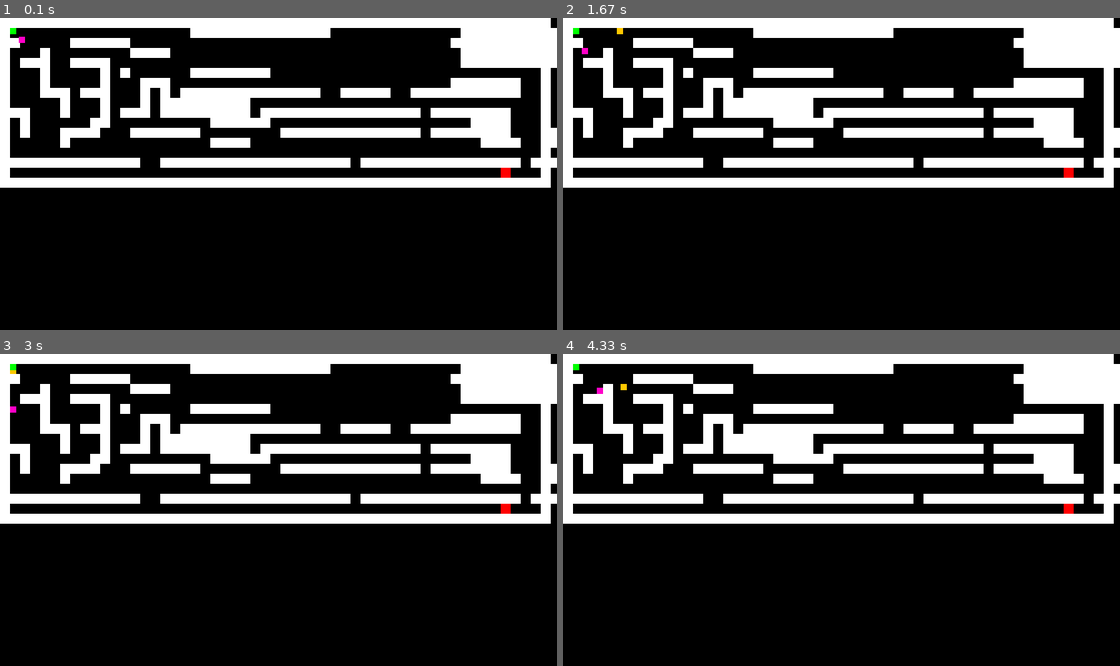
Above: before the commit, frames 1-4 (two rows, left to right).
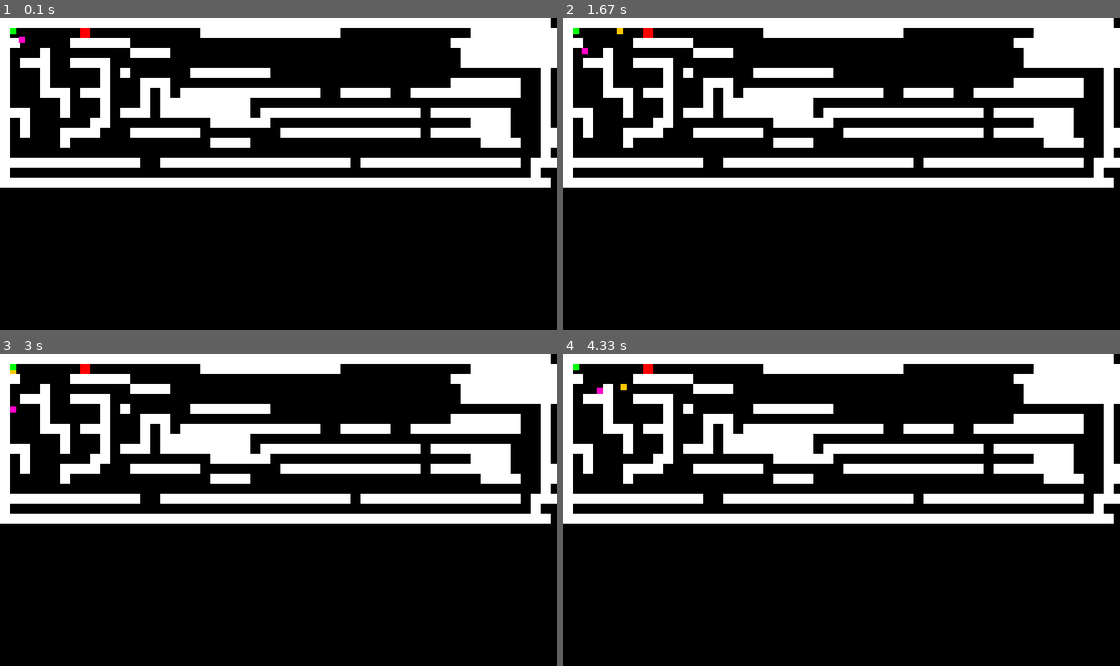
Above: after the commit, the same moments.

Repository: latuszek-piotr/gimnazjum-pygame
Game: pygame game, started from trening_kolizji.py
The game is run twice, just before and just after one commit, with the same random seed, the same clock (stepped at 60 frames per second) and the same inputs. The source is Python 2; it was converted automatically to run under Python 3.
Inputs:
- Up to frame 1 (0.1 s): no input
- Up to frame 2 (1.67 s): hold Right 0.33-0.8 s; hold Up 0.83-1.13 s; hold W 0.83-1.13 s
- Up to frame 3 (3 s): hold Left 1.67-2.2 s; hold A 1.67-2.2 s; hold Down 2.23-2.53 s; hold S 2.23-2.53 s; hold Left 2.57-2.97 s; hold A 2.57-2.97 s
- Up to frame 4 (4.33 s): hold Up 3-3.37 s; hold W 3-3.37 s; hold Right 3.4-4.03 s; hold D 3.4-4.03 s; hold Down from 4.07 s (still down); hold S from 4.07 s (still down)

The runs differ from the first frame. In frame 1, 0.4% of the frame differs, in the area x 14-99%, y 3-52%; in frame 2, 0.4%; in frame 3, 0.4%; in frame 4, 0.4%.

Commit message:
Problem z channel object w dzwieku jak pochodzi do czerwonej kropki zólta kropka
<Channel object at 0x0137E740>

Diff:
--- a/trening_kolizji.py
+++ b/trening_kolizji.py
@@ -58,7 +58,7 @@
 # Holds the level layout in a list of strings.
 level = [
 "WWWWWWWWWWWWWWWWWWWWWWWWWWWWWWWWWWWWWWWWWWWWWWWWWWWWWWW",
-"W                  WWWWWWWWWWWWWW             WWWWWWWWWW",
+"W       E           WWWWWWWWWWWWWW             WWWWWWWWWW",
 "WW     WWWWWW                                WWWWWWWWWW"
 "W   WWWW       WWWWWWWWWWWWWWWWWWWWW WWWWWWWWWWWWWWWWWWW",
 "W   W        WWWW                             WWWWWWWWWW",
@@ -73,7 +73,7 @@
 "W     W              WWWW                       WWWW  WW",
 "W                                                     W",
 "WWWWWWWWWWWWWW  WWWWWWWWWWWWWWWWWWW WWWWWWWWWWWWWWWW WWW",
-"W                                                 E   W",
+"W                                                    W",
 "WWWWWWWWWWWWWWWWWWWWWWWWWWWWWWWWWWWWWWWWWWWWWWWWWWWWWWW",
 
 
@@ -153,8 +153,7 @@
 
     pygame.mixer.init()
     sound = pygame.mixer.Sound('dzwiek/fanfary.wav')
-
+    pygame.mixer.init()
+    sound = pygame.mixer.Sound('dzwiek/fanfary.wav')
 
     pygame.display.flip()
-    #pygame.mixer.init()
-    #sound = pygame.mixer.Sound('dzwiek/fanfary.wav')
